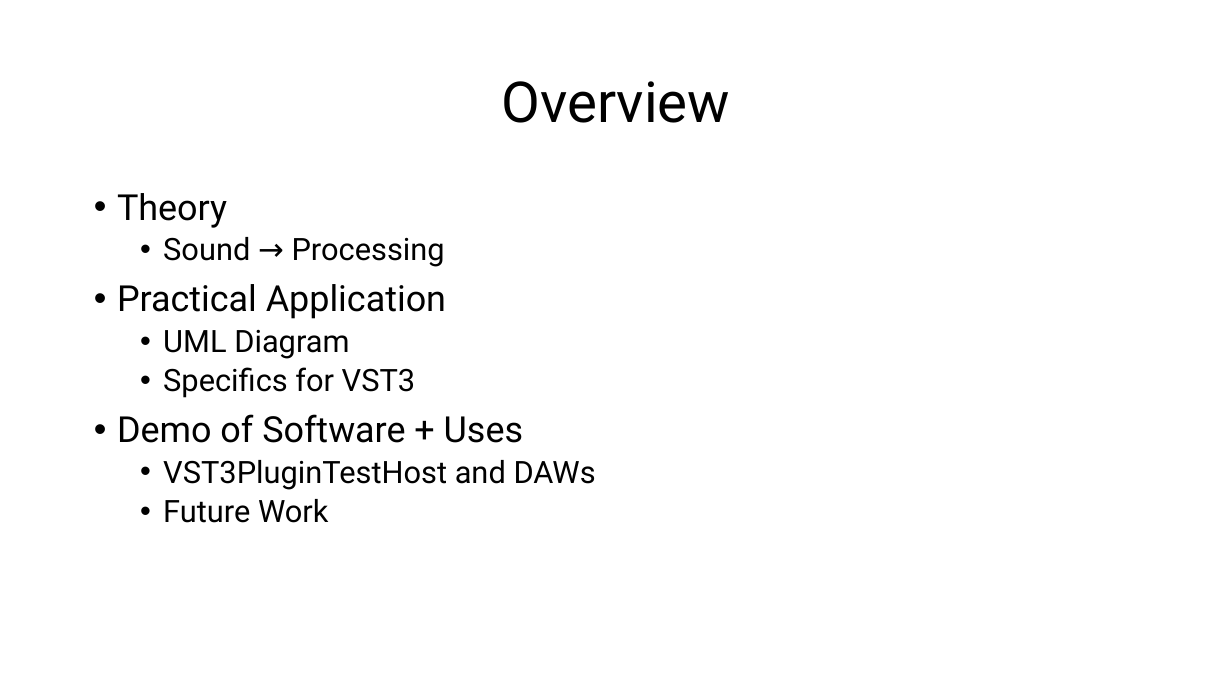
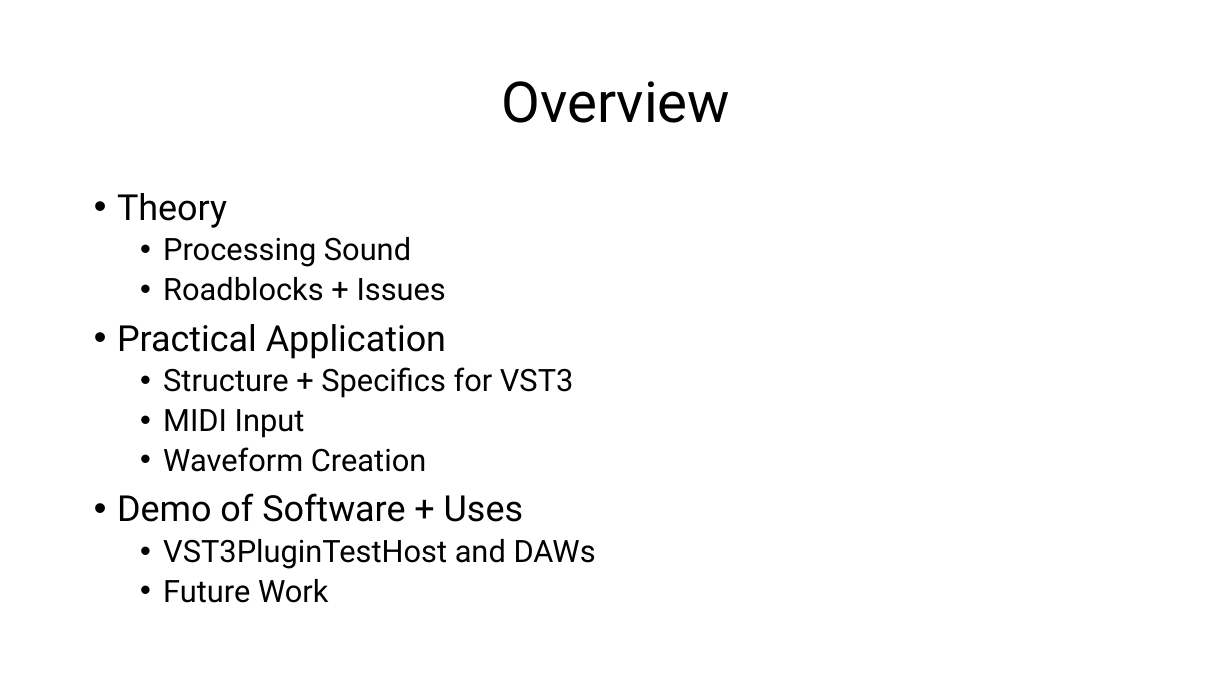
Before and after one commit to ShotgunApe/VST-Synth, a slide deck: slide 2 of docs/juniorIS-new.pptx. Drawn at 1232x693 pixels with LibreOffice and Linux fonts; fonts in the diff are those of the drawing. Boxes give left, top, right and bottom in pixels: in the first picture for what was removed or moved away, otherwise in the second. Text is boxed around its words. In the diff, an @@ line names an element or a change of style, - is before the commit and + after.

```diff
--- a/docs/juniorIS-new.pptx
+++ b/docs/juniorIS-new.pptx
@@ text at [163, 237, 446, 301]: text changed @@
-  • Sound → Processing
+  • Processing Sound
+  • Roadblocks + Issues
@@ text at [163, 367, 574, 472]: text changed @@
-  • UML Diagram
-  • Specifics for VST3
+  • Structure + Specifics for VST3
+  • MIDI Input
+  • Waveform Creation
```
Also in this commit, not shown: 7 other slides changed, 3 slides removed, 1 other file.
